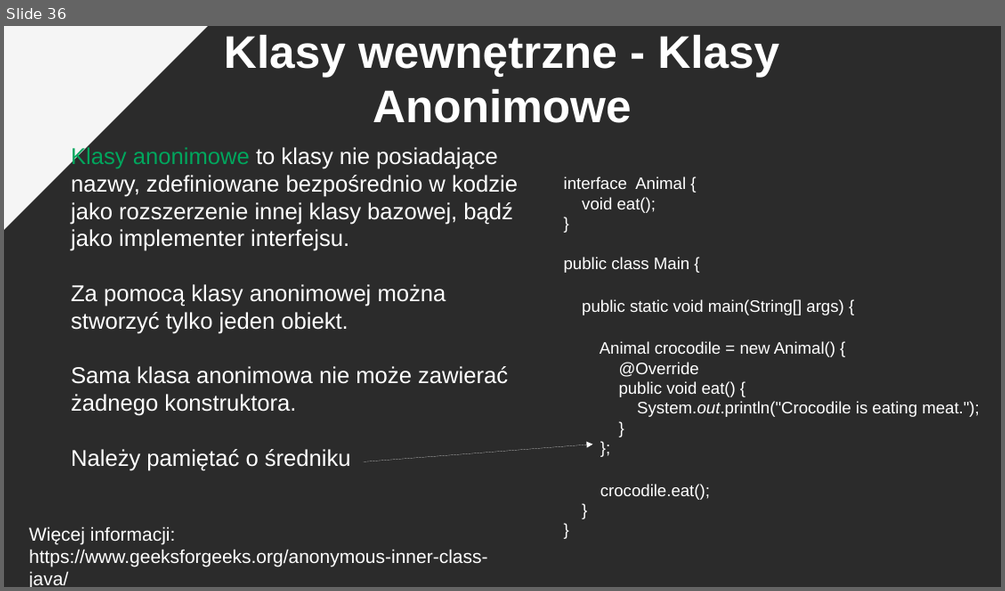
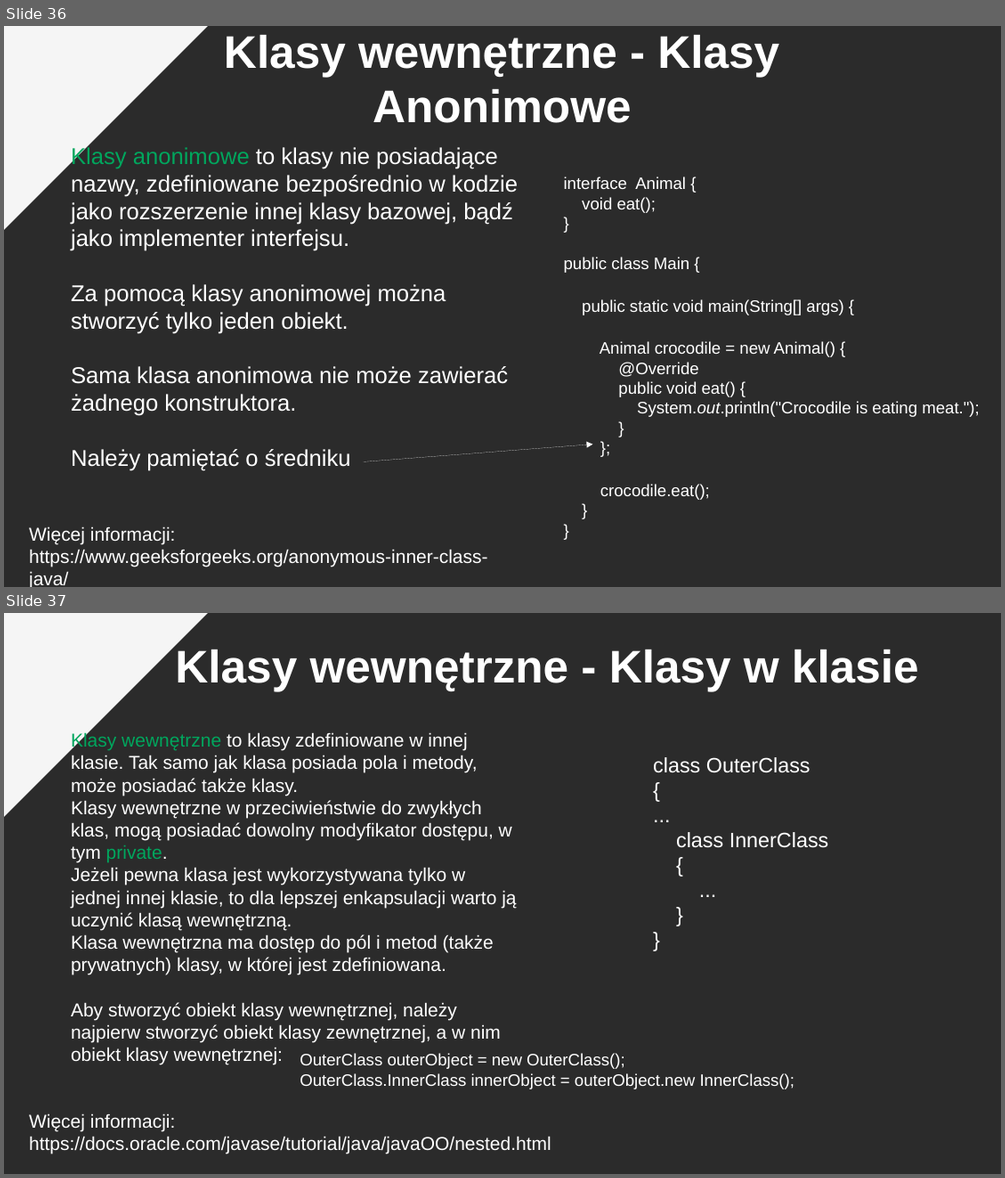
Before and after one commit to pkrajnik/WprowadzenieDoJava4Zajecia, a slide deck: WprowadzenieDoJezykaJAVA_v3_PiotrKrajnik.pptx. Shown one above the other, each under a label of ours: slide 36 before the commit, slides 36 and 37 after it. The pictures are 1005x591 and 1005x1178 pixels, drawn with LibreOffice and Linux fonts; fonts in the diff are those of the drawing; background and template pictures are left out; a plain dark background stands for a picture behind light text. Boxes give left, top, right and bottom in pixels: in the first picture for what was removed or moved away, otherwise in the second. Text is boxed around its words. In the diff, an @@ line names an element or a change of style, - is before the commit and + after.

```diff
--- a/WprowadzenieDoJezykaJAVA_v3_PiotrKrajnik.pptx
+++ b/WprowadzenieDoJezykaJAVA_v3_PiotrKrajnik.pptx
@@ slide 37 added at (4, 613, 1001, 1174), background picture (left out); not listed: 1 template element that a slide beside it also shows @@
@@ text added at (175, 649, 919, 691), 44 pt, text #FFFFFF, bold @@
+Klasy wewnętrzne - Klasy w klasie
@@ text added at (71, 732, 516, 1065), 18 pt, text #FFFFFF @@
+Klasy wewnętrzne to klasy zdefiniowane w innej klasie. Tak samo jak klasa posiada pola i metody, może posiadać także klasy.
+Klasy wewnętrzne w przeciwieństwie do zwykłych klas, mogą posiadać dowolny modyfikator dostępu, w tym private.
+Jeżeli pewna klasa jest wykorzystywana tylko w jednej innej klasie, to dla lepszej enkapsulacji warto ją uczynić klasą wewnętrzną.
+Klasa wewnętrzna ma dostęp do pól i metod (także prywatnych) klasy, w której jest zdefiniowana.
+Aby stworzyć obiekt klasy wewnętrznej, należy najpierw stworzyć obiekt klasy zewnętrznej, a w nim obiekt klasy wewnętrznej:
@@ text added at (653, 757, 829, 848), 20 pt, text #FFFFFF @@
+class OuterClass
+{
+...
+class InnerClass
+{
+...
+}
+}
@@ text added at (299, 1053, 794, 1089), 16 pt, text #FFFFFF @@
+OuterClass outerObject = new OuterClass();
+OuterClass.InnerClass innerObject = outerObject.new InnerClass();
@@ text added at (29, 1113, 551, 1153), 18 pt, text #FFFFFF @@
+Więcej informacji:
+https://docs.oracle.com/javase/tutorial/java/javaOO/nested.html
```
